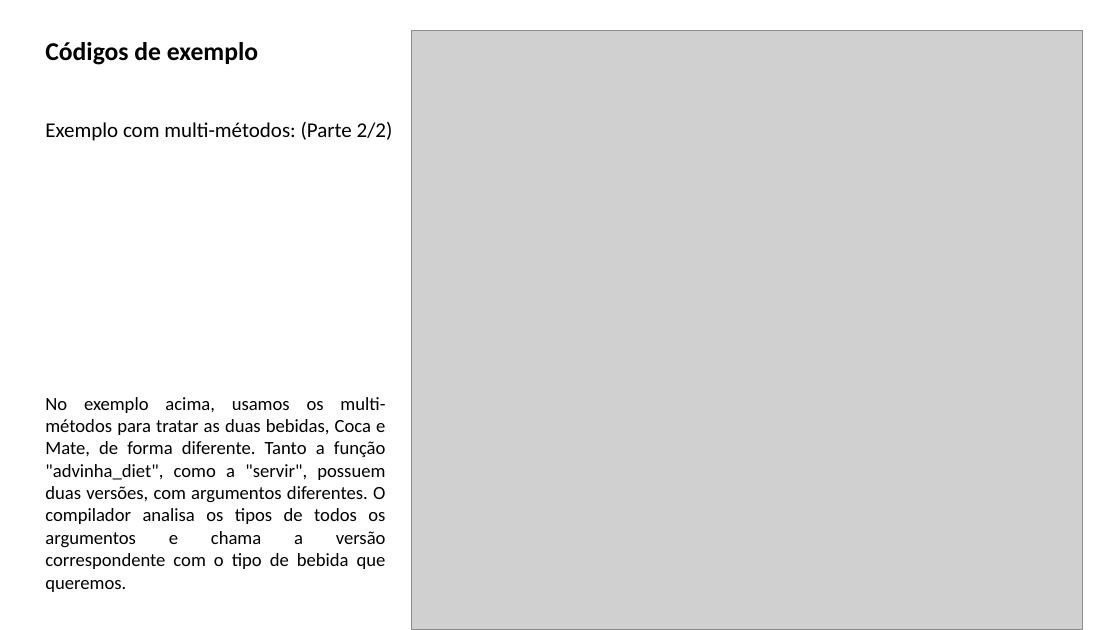
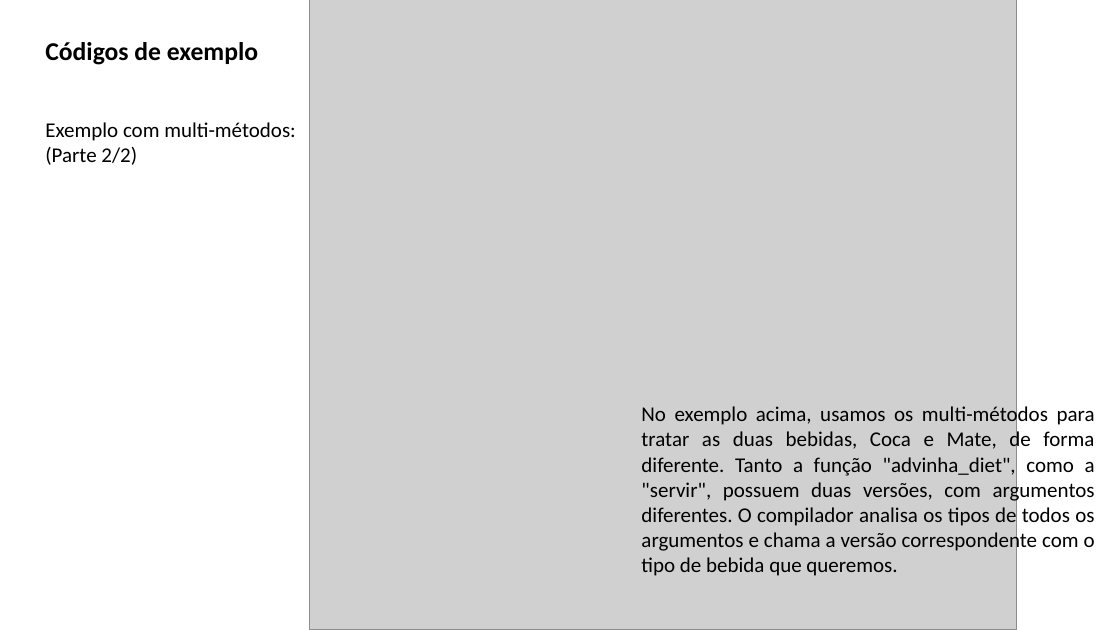
Before and after one commit to pedrogrisolia/EDL, a slide deck: slide 6 of tarefa-01/t1.3edl.pptx. Drawn at 1120x630 pixels with LibreOffice and Linux fonts; fonts in the diff are those of the drawing; grey boxes stand for pictures. Boxes give left, top, right and bottom in pixels: in the first picture for what was removed or moved away, otherwise in the second. Text is boxed around its words. In the diff, an @@ line names an element or a change of style, - is before the commit and + after.

```diff
--- a/tarefa-01/t1.3edl.pptx
+++ b/tarefa-01/t1.3edl.pptx
@@ picture resized from (x1=412, y1=31, x2=1083, y2=630) to (x1=309, y1=0, x2=1017, y2=630) @@
@@ text at (x1=45, y1=122, x2=296, y2=165): text changed @@
-Exemplo com multi-métodos: (Parte 2/2)
+Exemplo com multi-métodos:
+(Parte 2/2)
@@ text "No exemplo acima, usamos os ..." moved from (x1=45, y1=397, x2=386, y2=592) to (x1=641, y1=404, x2=1095, y2=576) @@
@@ text "No exemplo acima, usamos os ..." at (x1=641, y1=404, x2=1095, y2=576): size 16 to 18 pt @@
```
Also in this commit, not shown: 4 other slides changed.
